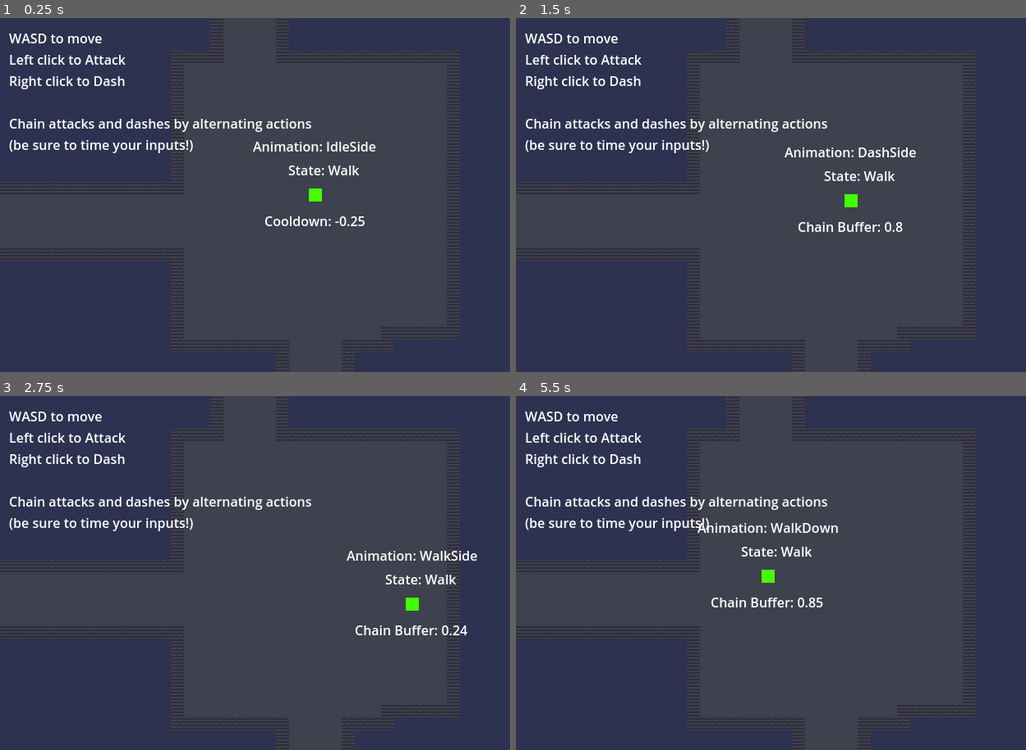
Above: before the commit, frames 1-4 (two rows, left to right).
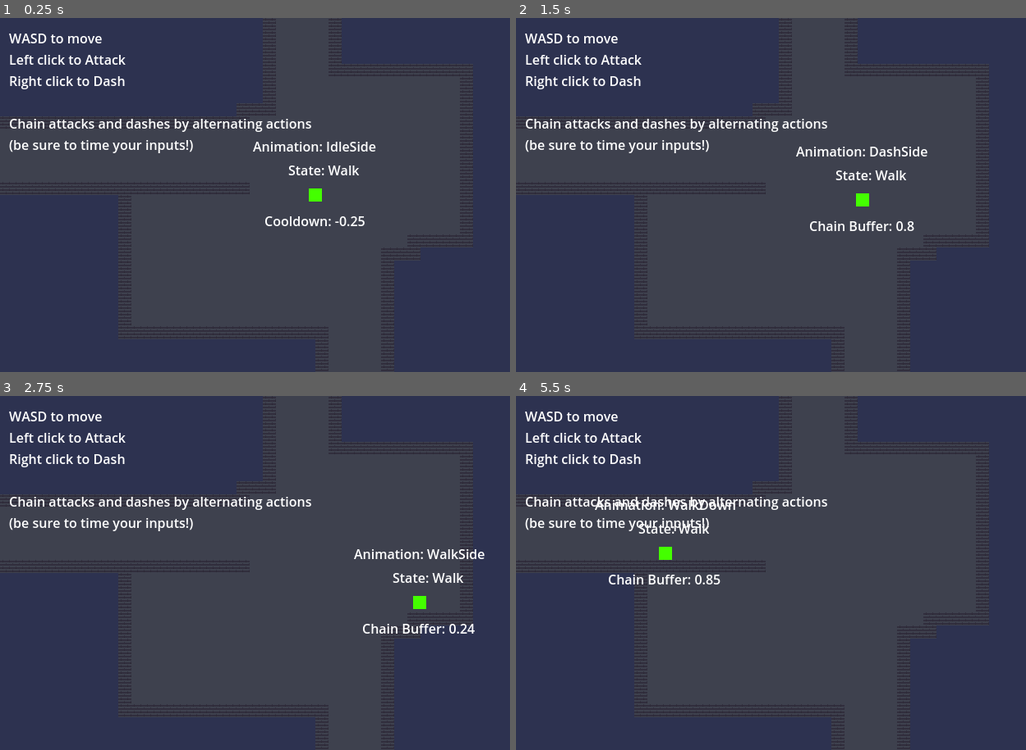
Above: after the commit, the same moments.

Repository: UVGDClub/PassTheGame_2024
Game: Godot game, scene res://src/proc_gen/GeneratingLevel.tscn
Two runs of this game, one before a commit and one after it. Both use one fixed random seed, a clock stepped at 60 frames per second and the inputs below.
Inputs (mouse positions are in pixels of both pictures, inside the frame that each line leads up to):
- Up to frame 1 (0.25 s): no input
- Up to frame 2 (1.5 s): tap Enter at 0.5, 1.25 s; move the mouse to (969, 177) at 0.52 s; hold D (right) 0.53-1.28 s; click (969, 177) at 0.6 s; move the mouse to (704, 212) at 1.27 s; hold S (down) from 1.28 s (still down); right-click (704, 212) at 1.35 s
- Up to frame 3 (2.75 s): tap Enter at 2 s; move the mouse to (377, 495) at 2.02 s; release S (down) at 2.03 s; hold D (right) from 2.03 s (still down); click (377, 495) at 2.1 s
- Up to frame 4 (5.5 s): tap Enter at 2.75, 3.5, 4.25 s; move the mouse to (801, 643) at 2.77 s; release D (right) at 2.78 s; hold W (up) 2.78-3.53 s; right-click (801, 643) at 2.85 s; move the mouse to (1020, 626) at 3.52 s; hold A (left) 3.53-5.03 s; click (1020, 626) at 3.6 s; move the mouse to (643, 519) at 4.27 s; right-click (643, 519) at 4.35 s; move the mouse to (862, 573) at 5.02 s; hold S (down) from 5.03 s (still down); click (862, 573) at 5.1 s

The runs differ from the first frame. In frame 1, 0.4% of the frame differs, in the area x 0-93%, y 0-99%; in frame 2, 1.7%; in frame 3, 1.7%; in frame 4, 2.2%.

Commit message:
updated generation values

Diff:
--- a/src/proc_gen/GeneratingLevel.gd
+++ b/src/proc_gen/GeneratingLevel.gd
@@ -4,14 +4,14 @@
 @onready var camera = $Camera2D
 @onready var player = $Player
 
-const ROOM_SIZE = Vector2(44, 24)
+const ROOM_SIZE = Vector2(38, 20)
 const HALLWAY_LENGTH = Vector2(15, 15)
 
-const START_RECT_SIZE = Vector2(20, 20)
+const START_RECT_SIZE = Vector2(10, 10)
 
-const EXTRA_RECT_NUM = 2
+const EXTRA_RECT_NUM = 4
 const EXTRA_RECT_SIZE_MIN = Vector2(10, 10)
-const EXTRA_RECT_SIZE_MAX = Vector2(23, 13)
+const EXTRA_RECT_SIZE_MAX = Vector2(19, 10)
 
 const MAX_ROOMS = 20
 
